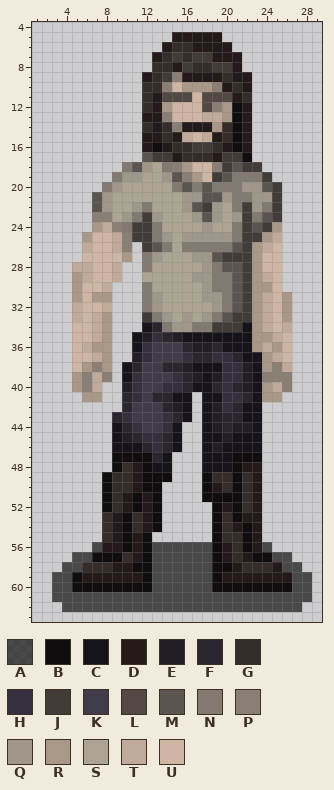
One commit to this pixel-art sprite: dist/img/characters.png. The picture above is the old version.
The file is 64x64 pixels. Colours within 5 levels of each other are drawn and written as one. Shown: x 1..29, y 4..63.
Palette (. is transparent): A #000000a4  B #110c0d  C #17131a  D #231a19  E #231d27  F #2b2530  G #342d2a  H #35303d  J #413c38  K #413c49  L #524944  M #5b5552  N #827971  P #8a7f74  Q #a0978b  R #a99888  S #ada594  T #c2aa9a  U #cfb5a4
Pixels before, first column x 3:
 5 ............DDDDD.........
 6 ...........DGGDDDD........
 7 ..........DGJGJJDDD.......
 8 ..........GGDJGGJJD.......
 9 .........DGJPDDDDGDD......
10 .........GGPURRRPDGD......
11 .........GDLLLULLLDG......
12 .........GDRUUULPRBD......
13 .........DDPUUUTTRBD......
14 .........GDGPDDDRGBD......
15 .........DDGDTUTDGBD......
16 .........DBDGGJJGDBD......
17 .........MJJDGGGDJJB......
18 .......NMQSNPRUUPJMJJ.....
19 ......NQQSSQMPRUJMNNNJ....
20 .....NQSSSSSNMNMNNNQQMJ...
21 ....MQSSSSSSSQQMMQNNQQJ...
22 ....MQSSQNSSSQMJQSNJQNJ...
23 ....PPSQNJQSSSQMQSQJNMJ...
24 ....RTPNJJNSSSSQSSNJMJR...
25 ...RUUTPJJNQSQQQQQNJJRT...
26 ...TUUTP.JMNSNNNNNMJRTU...
27 ...UUUUR.NQSSSQQMJJJRUU...
28 ..TTUUT..NSSSSSQNMMJRUU...
29 ..RTUUT..SSSSSQQNNMJRTU...
30 ..RUUT...NSSSSSQNNMJRRU...
31 ..RURR...NQSSSSQQNMJRTUR..
32 ..TUUT...NQSSSSSQNMJRTUR..
33 ..TUTR...JNQSQSQNMJJRTUR..
34 ..UUTR...CFNQQNNJJJCRTUT..
35 ..UUTR..CEHFECCCCCCCRRTU..
36 ..UTRR..CHKKKFEEFCCCRTRU..
37 ..UUTR..EHKKKHFFHHFCCRTU..
38 ..URPR.CFKKFFECCCHHECRPT..
39 ..RPTP.CHKKKHFECEHHECPPP..
40 ..RPT..EHKKHHFCCFHFECRTP..
41 ...RR..FHKFFCC.CCHHFCRR...
42 .......FKKKFEC.CEHFCC.....
43 ......FHKKKHFC.CEFFCC.....
44 ......CFHKKHC..CEFEEC.....
45 ......CEFHHFC..CCECCC.....
46 ......CCCFHFC..CECCCC.....
47 ......BBBBFC...CCCBBB.....
48 ......BGDBCC...CCCBDD.....
49 .....BGGDBBB...BGGBGD.....
50 .....BGGDBB....BDGBGD.....
51 .....BGDBDB....BBBBGD.....
52 .....BGDBDB.....BDBGD.....
53 .....GDBGDB.....BGBDD.....
54 .....GDBGDB.....BGDBD.....
55 .....GDBDB......BGGBD.....
56 ....ADDBDBAAAAAABDGBDA....
57 ..AABBBGDBAAAAAABDGDBBAA..
58 .AAGGGDDBBAAAAAABBDGGGDAA.
59 AABDDDDDDBAAAAAABDDDDDDDAA
60 AABBBBBBBBAAAAAABBBBBBBBAA
61 AAAAAAAAAAAAAAAAAAAAAAAAAA
62 .AAAAAAAAAAAAAAAAAAAAAAAA.
The same view after the edit:
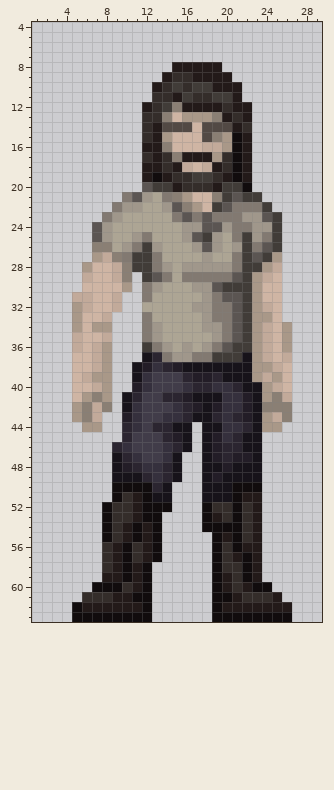
Difference:
Changed rows in their new state; - is an unchanged pixel.
first column x 3:
 5 ------------.....---------
 6 -----------.......--------
 7 ----------.........-------
 8 ----------..-DDDD..-------
 9 ---------..DGG---D..------
10 ---------.DGJGJJD-D.------
11 ---------.GGDJGGJJ-.------
12 ---------DGJPDDDDGD-------
13 ---------GG--RRRPDG-------
14 -----------LLLULLLDG------
15 ---------G-RUU-LPR--------
16 ----------DPUUUTTR--------
17 ---------GDGPDDDRGBD------
18 -------..DDGDT-TDGBD.-----
19 ------...DBDGGJJGDBD..----
20 -----....MJJDGGGDJJB...---
21 ----...NMQ-NPRUUPJMJJ..---
22 ----..NQ-S-QMPRUJM-NNJ.---
23 ----.NQSSSS-NMN-NNNQQ-----
24 ----MQSSSSS--QQMMQ-NQQJ---
25 ---.MQSSQNSS--MJ-S--QNJ---
26 ---.PPSQN-QS-SQMQSQ-NMJ---
27 ---.RTPNJJN---S-SSN-MJR---
28 --.R---PJJNQ-QQ-QQN-JRT---
29 --.----P-JMN-NNN----------
30 --.--UUR--Q---Q-MJJ--U----
31 --TTUUT---S-----NM---U-.--
32 --RT-UT--SS---QQN------.--
33 --R-UT---NSS-S---NM--R-.--
34 --R-R----NQSSSSQQNMJ---R--
35 --T-UT--.NQSSSSSQNMJ-TUR--
36 --TUT---.JNQSQSQNMJJ--UR--
37 --------.CFNQQNNJJJ-RTUT--
38 ---UT--.CEH-EC---CCCR-TU--
39 --UTRR-.CH--K--EFCCCRTRU--
40 --UU-R-.EH-KKHFFH--C---U--
41 --U-PR-CF-K-FEC----E--PT--
42 --RPTP-CH--KHFE---HE-PPP--
43 --RPT-.EH---HFC-FH-E-RTP--
44 ---RR-.---FF-C--CHHF-RR---
45 ------.FKKK-EC--EHF-------
46 ------FHKKKHFC---FF-------
47 ------CFHKKHC---EFEEC-----
48 ------CEFHHFC----ECCC-----
49 -----.CCCFHFC--CECCCC-----
50 -----.BBB-FC---CCC-BB-----
51 -----.BGDBCC---CCC-D------
52 -------GDB-B---BGG--------
53 -----BGGDB-----BD--G------
54 -----BGDB------B-BBG------
55 -----BGDBDB------DBG------
56 ----.G--GDB.....-GBD-.----
57 --...GDBGDB.....-GDBD...--
58 -....--BD-......-GGBD....-
59 .....--B--......--GB-.....
60 ....---GD-......-DGD--....
61 ...GGGDDBB......BBDGGGD...
62 -.BDDDDDDB......BDDDDDDD.-
63 --BBBBBBBB------BBBBBBBB--
Changed places in both pictures, as pixel boxes (x1, y1, x2, y2):
changed: (52, 32, 312, 622)
